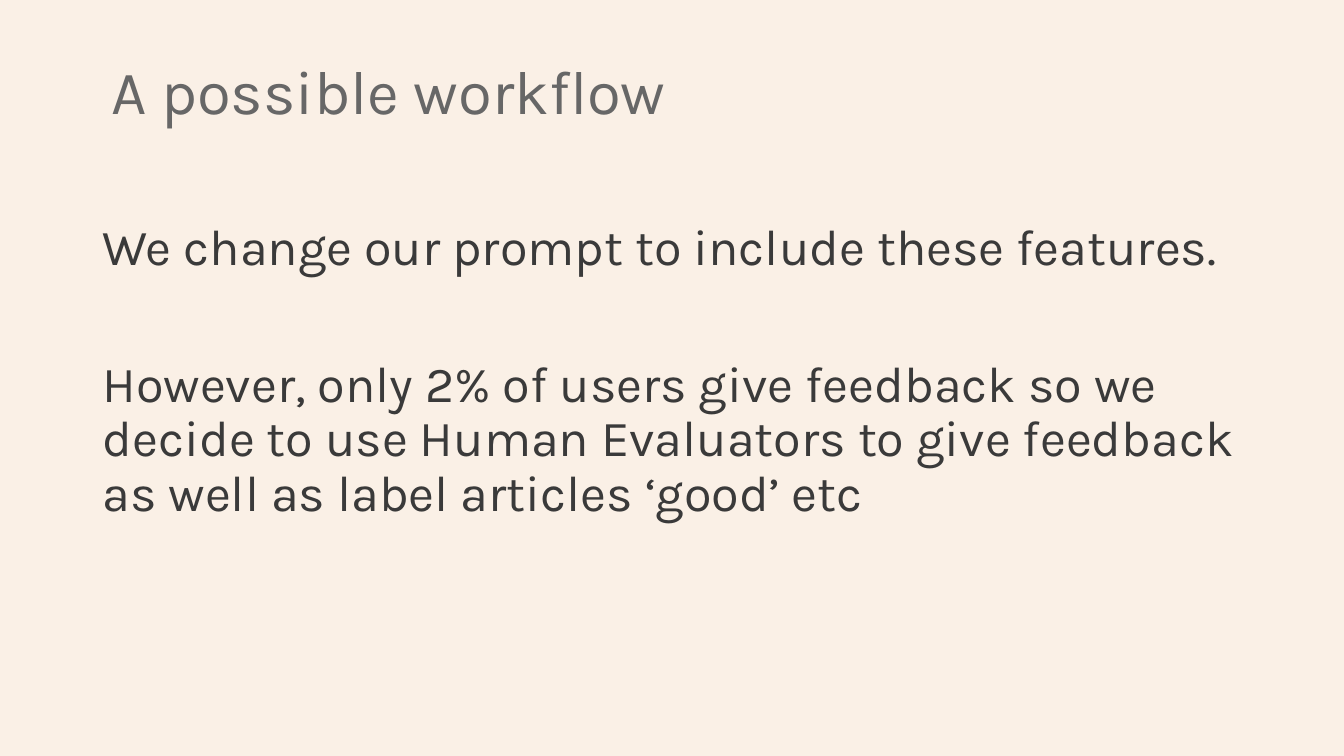
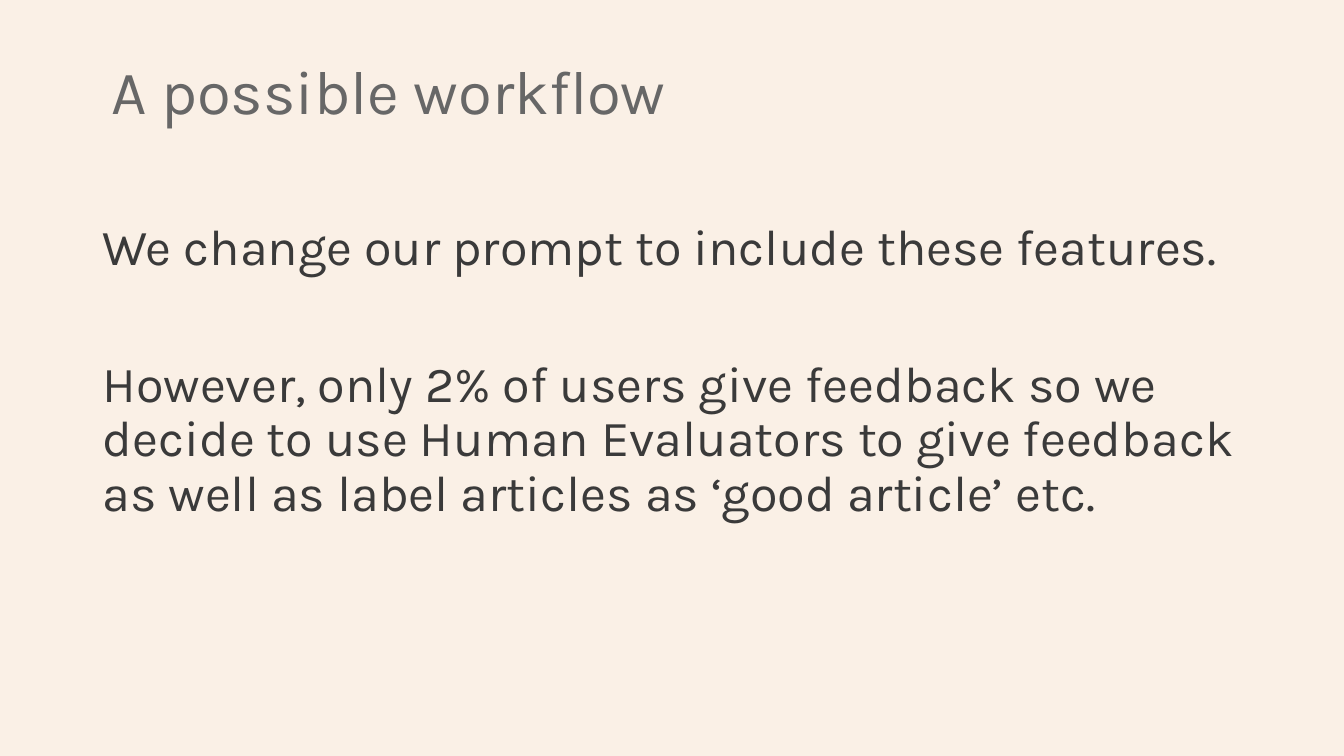
Before and after one commit to Python-Test-Engineer/eval-framework, a slide deck: slide 18 of PYDATA_SOUTHAMPTON_16SEP2025.pptx. Drawn at 1344x756 pixels with LibreOffice and Linux fonts; fonts in the diff are those of the drawing. Boxes give left, top, right and bottom in pixels: in the first picture for what was removed or moved away, otherwise in the second. Text is boxed around its words. In the diff, an @@ line names an element or a change of style, - is before the commit and + after.

```diff
--- a/PYDATA_SOUTHAMPTON_16SEP2025.pptx
+++ b/PYDATA_SOUTHAMPTON_16SEP2025.pptx
@@ text at (x1=102, y1=367, x2=1234, y2=523): text changed @@
-However, only 2% of users give feedback so we decide to use Human Evaluators to give feedback as well as label articles ‘good’ etc
+However, only 2% of users give feedback so we decide to use Human Evaluators to give feedback as well as label articles as ‘good article’ etc.
```
Also in this commit, not shown: 8 other slides changed, 1 other file.
